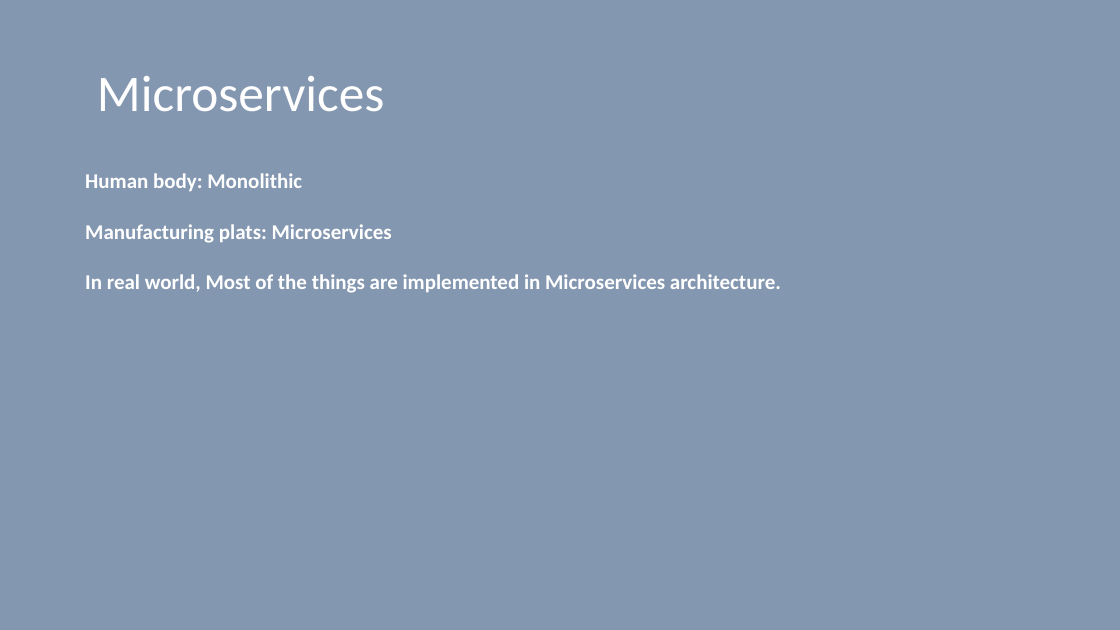
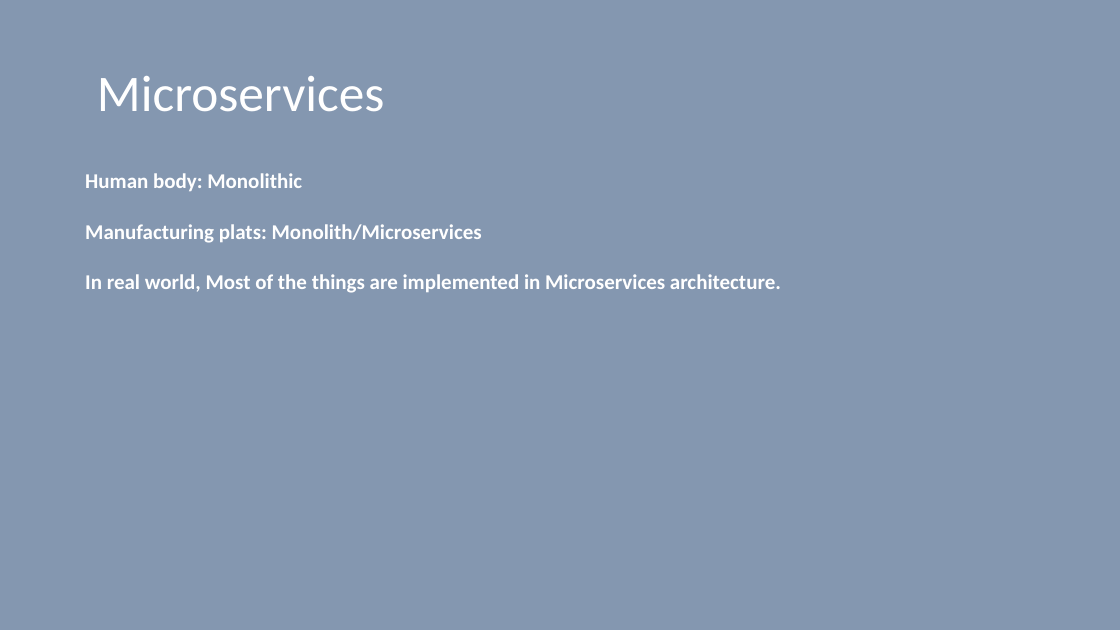
Before and after one commit to vilasvarghese/microservices, a slide deck: slide 7 of training/day1/1MicroservicesDay1.pptx (slide 9 before the commit). Drawn at 1120x630 pixels with LibreOffice and Linux fonts; fonts in the diff are those of the drawing. Boxes give left, top, right and bottom in pixels: in the first picture for what was removed or moved away, otherwise in the second. Text is boxed around its words. In the diff, an @@ line names an element or a change of style, - is before the commit and + after.

```diff
--- a/training/day1/1MicroservicesDay1.pptx
+++ b/training/day1/1MicroservicesDay1.pptx
@@ text at (x1=85, y1=224, x2=482, y2=243): text changed @@
-Manufacturing plats: Microservices
+Manufacturing plats: Monolith/Microservices
```
Also in this commit, not shown: 5 other slides changed, 2 slides removed, 31 other files.
